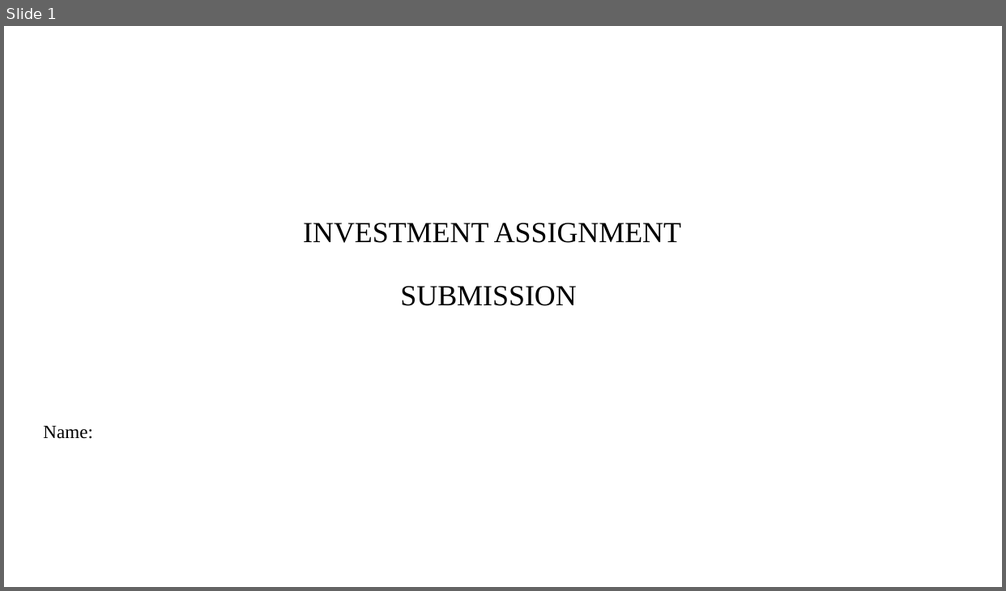
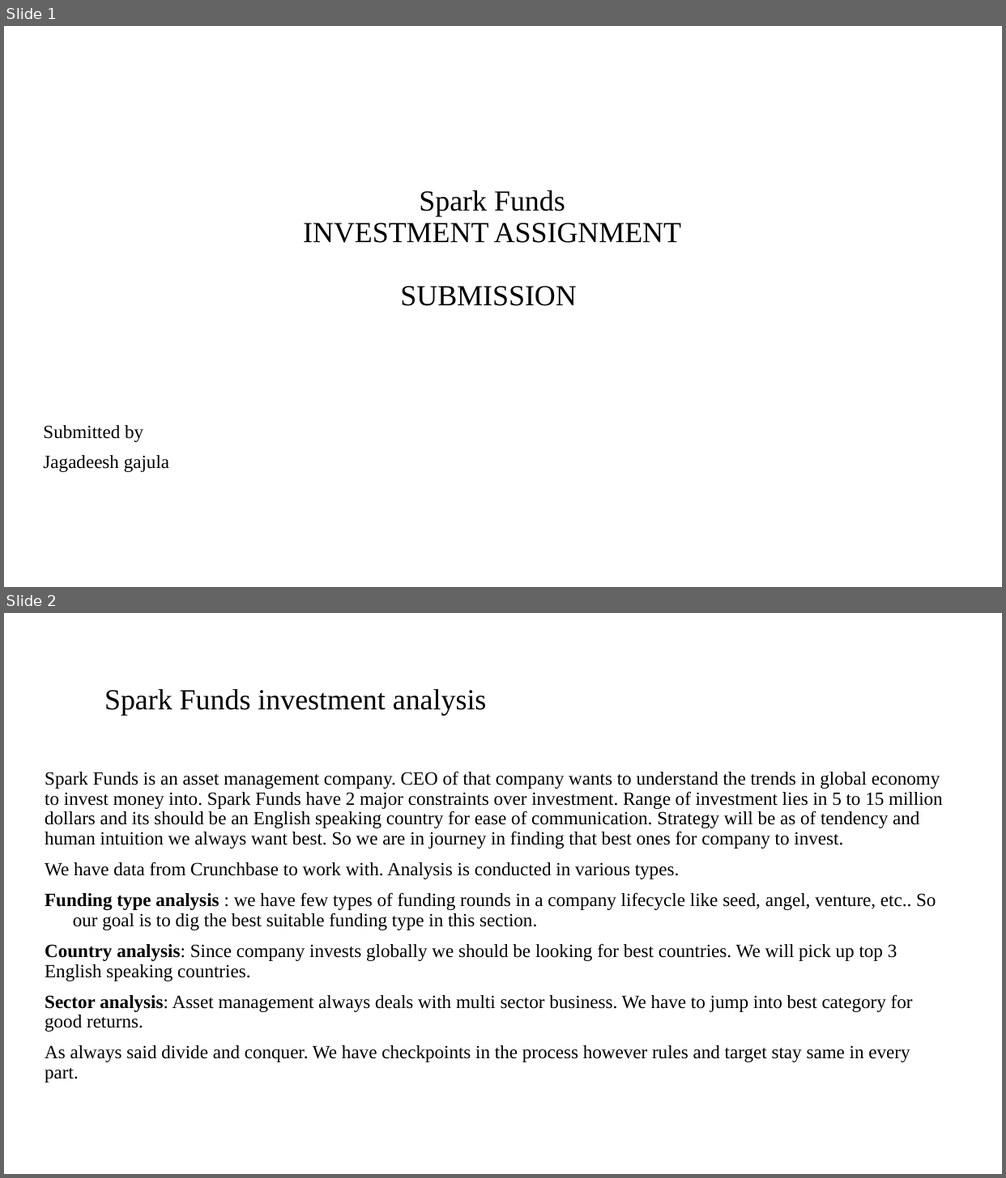
Before and after one commit to jagadeesh-gajula/Sparkfund_investment_analysis, a slide deck: INVEST.pptx. Shown one above the other, each under a label of ours: slide 1 before the commit, slides 1 and 2 after it. The pictures are 1006x591 and 1006x1178 pixels, drawn with LibreOffice and Linux fonts; fonts in the diff are those of the drawing; background and template pictures are left out. Boxes give left, top, right and bottom in pixels: in the first picture for what was removed or moved away, otherwise in the second. Text is boxed around its words. In the diff, an @@ line names an element or a change of style, - is before the commit and + after.

Commit message:
completed sparkfund analysis

```diff
--- a/INVEST.pptx
+++ b/INVEST.pptx
@@ slide 2 added at (4, 613, 1002, 1174), background #FFFFFF @@
@@ title added at (104, 689, 487, 716), 28 pt, text #000000 @@
+Spark Funds investment analysis
@@ text added at (44, 771, 943, 1083), 18 pt, text #000000 @@
+Spark Funds is an asset management company. CEO of that company wants to understand the trends in global economy to invest money into. Spark Funds have 2 major constraints over investment. Range of investment lies in 5 to 15 million dollars and its should be an English speaking country for ease of communication. Strategy will be as of tendency and human intuition we always want best. So we are in journey in finding that best ones for company to invest.
+We have data from Crunchbase to work with. Analysis is conducted in various types.
+Funding type analysis : we have few types of funding rounds in a company lifecycle like seed, angel, venture, etc.. So our goal is to dig the best suitable funding type in this section.
+Country analysis: Since company invests globally we should be looking for best countries. We will pick up top 3 English speaking countries.
+Sector analysis: Asset management always deals with multi sector business. We have to jump into best category for good returns.
+As always said divide and conquer. We have checkpoints in the process however rules and target stay same in every part.
@@ slide 1 changed as well @@
@@ title at (303, 190, 681, 306): text changed @@
-INVESTMENT ASSIGNMENT
-SUBMISSION
+Spark Funds
+INVESTMENT ASSIGNMENT
+SUBMISSION
@@ subtitle at (43, 425, 169, 472): text changed @@
-Name:
+Submitted by
+Jagadeesh gajula
```
Also in this commit, not shown: 1 other slide changed, 7 other slides added, 8 slides removed, 4 other files.
